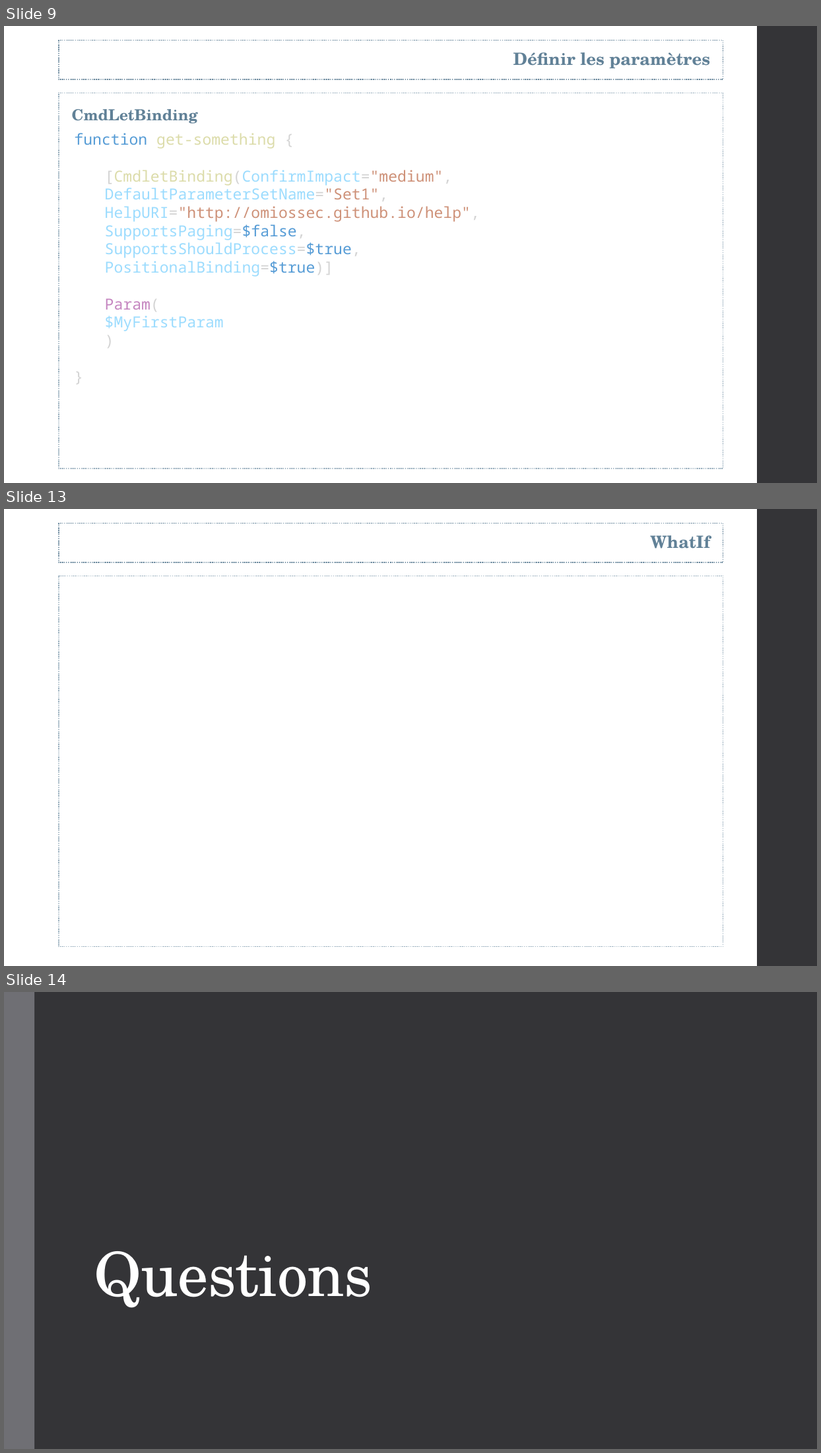
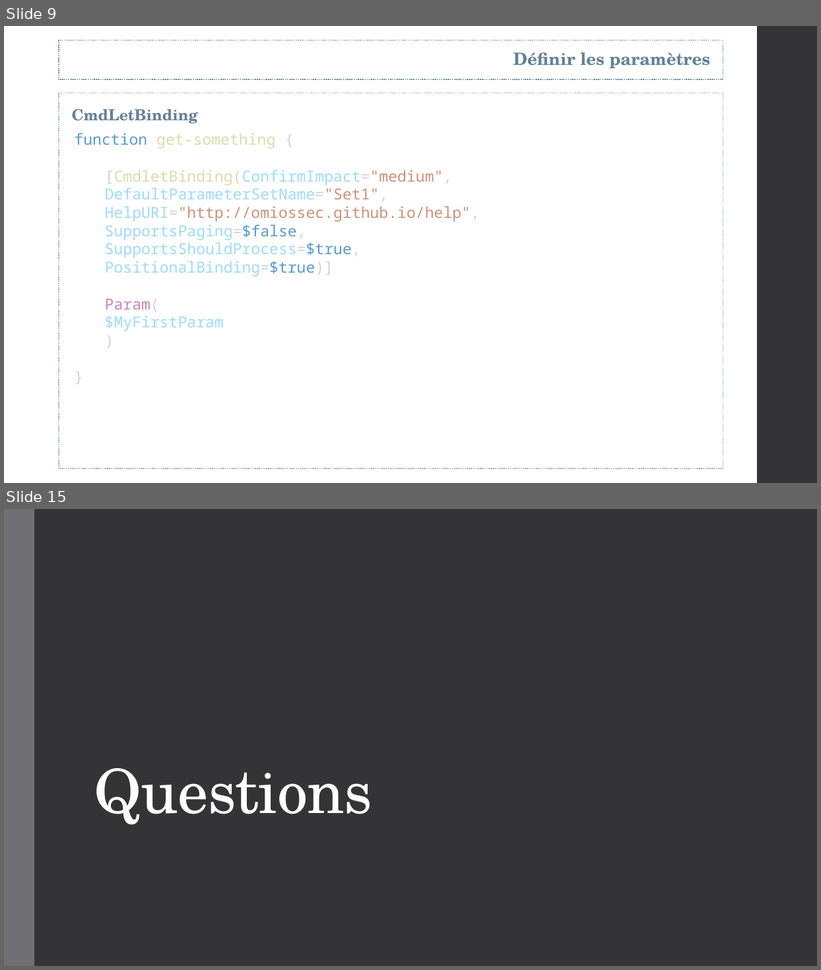
Before and after one commit to omiossec/meetup-20181122-ParamBinding, a slide deck: FRPSUG-2018-Olivier-Miossec [Enregistrement automatique].pptx. Shown one above the other, each under a label of ours: slides 9, 13 and 14 before the commit, slides 9 and 15 after it; the slides between them are not shown. The pictures are 821x1453 and 821x970 pixels, drawn with LibreOffice and Linux fonts; fonts in the diff are those of the drawing. Boxes give left, top, right and bottom in pixels: in the first picture for what was removed or moved away, otherwise in the second. Text is boxed around its words. In the diff, an @@ line names an element or a change of style, - is before the commit and + after.

```diff
--- a/FRPSUG-2018-Olivier-Miossec [Enregistrement automatique].pptx
+++ b/FRPSUG-2018-Olivier-Miossec [Enregistrement automatique].pptx
@@ slide 13 removed at (x1=4, y1=509, x2=817, y2=966), background #FFFFFF; not listed: 1 template element that a slide beside it also shows @@
@@ rectangle removed at (x1=59, y1=524, x2=723, y2=562) @@
@@ text removed at (x1=650, y1=535, x2=710, y2=549) @@
-WhatIf
@@ rectangle removed at (x1=59, y1=576, x2=723, y2=947) @@
@@ what was slide 14 is now slide 15 @@
```
Also in this commit, not shown: 1 slide changed, 4 slides added, 2 other slides removed, 1 other file.
